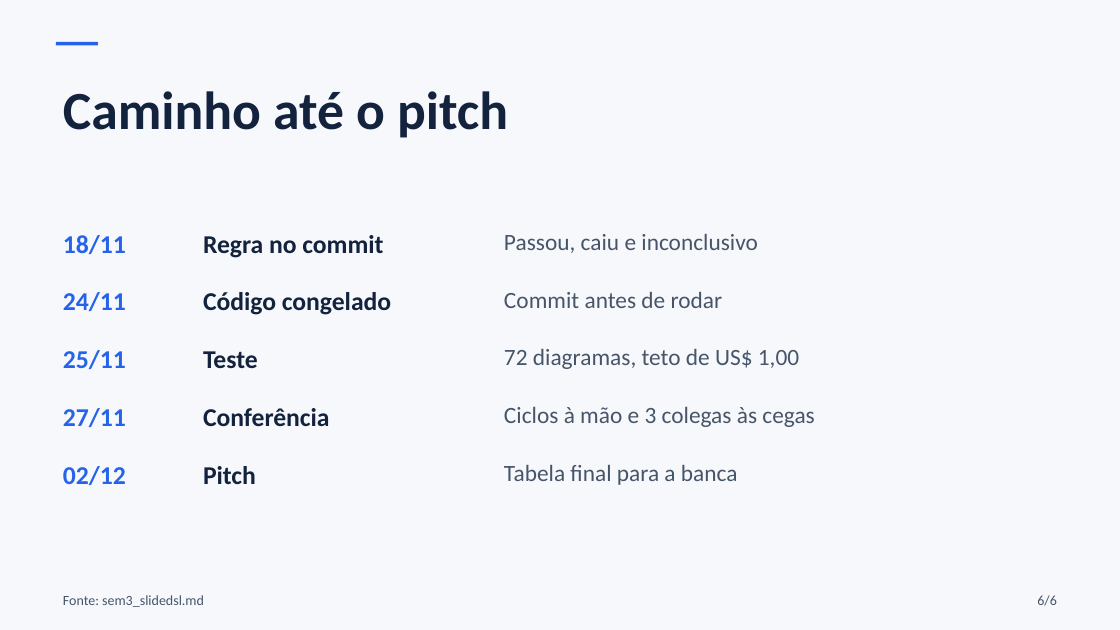
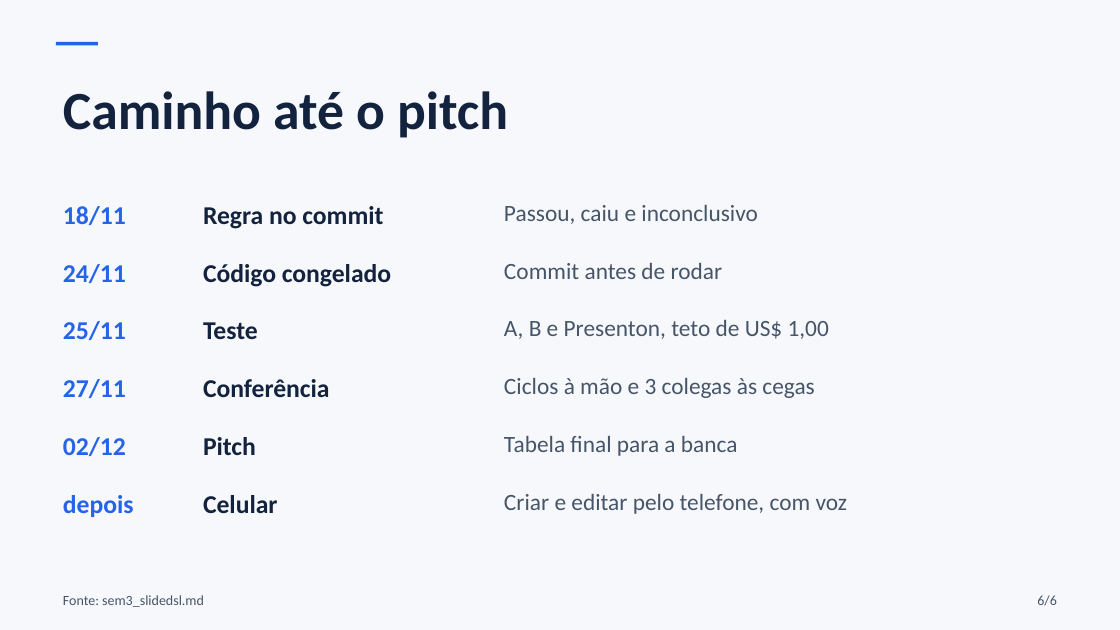
Before and after one commit to Thiago-Brito/AI4good, a slide deck: slide 6 of academy/ai4good/va2/sem3/local/sem3_local.pptx. Drawn at 1120x630 pixels with LibreOffice and Linux fonts; fonts in the diff are those of the drawing. Boxes give left, top, right and bottom in pixels: in the first picture for what was removed or moved away, otherwise in the second. Text is boxed around its words. In the diff, an @@ line names an element or a change of style, - is before the commit and + after.

Commit message:
docs(sem3): Presenton como competidor e celular no caminho até o pitch
- roteiro: Presenton descrito pelas fontes abertas; sem métrica publicada, número medido por mim
- teste de 25/11 ganha a condição C (Presenton), conferida à mão pelo mesmo gabarito
- decks local e API: slide do competidor e linha do tempo com o passo do celular
- fontes registradas em academy/ai4good/va2/sem3/FONTES.md

```diff
--- a/academy/ai4good/va2/sem3/local/sem3_local.pptx
+++ b/academy/ai4good/va2/sem3/local/sem3_local.pptx
@@ 14 texts: place and size @@
-14 texts at bbox=[63, 234, 814, 485]
+14 texts at bbox=[63, 205, 814, 456]
@@ text at bbox=[504, 320, 829, 339]: text changed @@
-72 diagramas, teto de US$ 1,00
+A, B e Presenton, teto de US$ 1,00
@@ text added at bbox=[63, 495, 134, 517], 22 pt, text #2563EB, bold @@
+depois
@@ text added at bbox=[203, 495, 278, 513], 22 pt, text #14233D, bold @@
+Celular
@@ text added at bbox=[504, 494, 848, 514], 20 pt, text #475569 @@
+Criar e editar pelo telefone, com voz
```
Also in this commit, not shown: 1 slide added, 1 slide removed, 10 other files.
